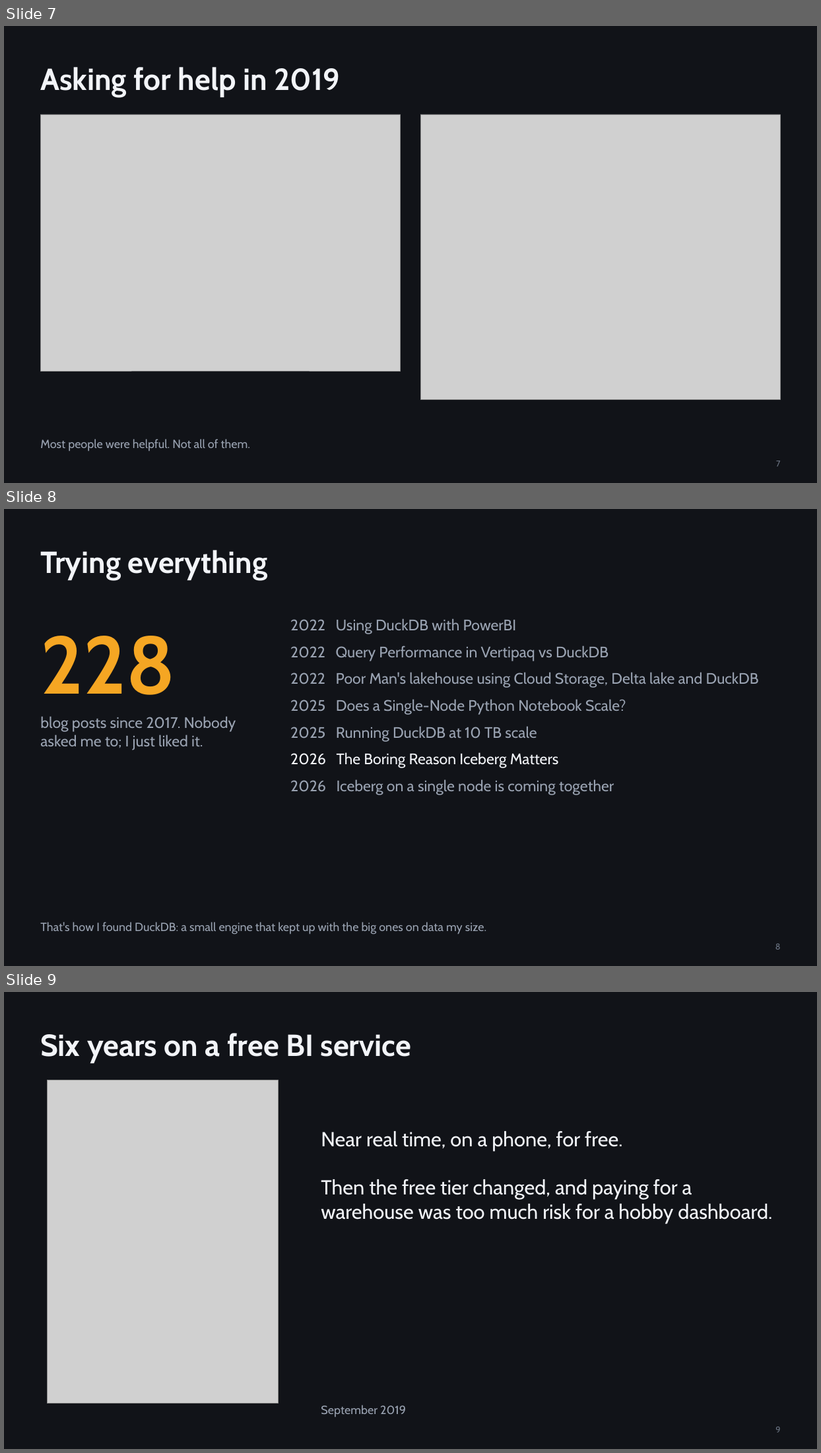
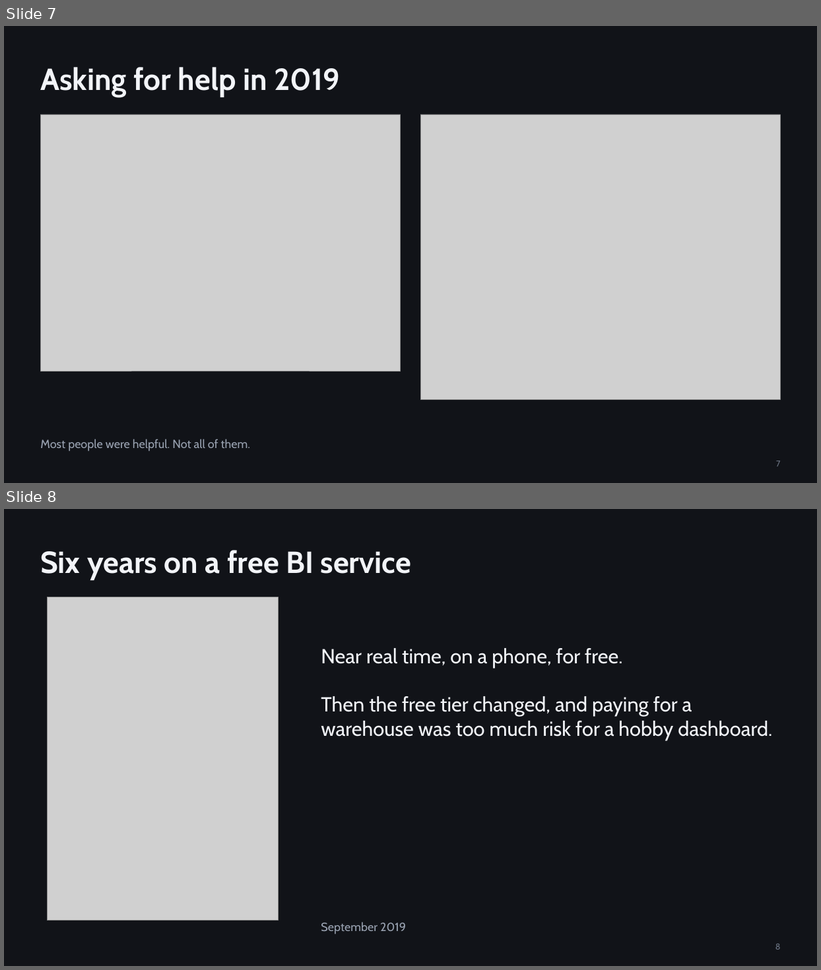
Before and after one commit to djouallah/presentations, a slide deck: analytics-as-code/analytics-as-code.pptx. Shown one above the other, each under a label of ours: slides 7, 8 and 9 before the commit, slides 7 and 8 after it. The pictures are 821x1453 and 821x970 pixels, drawn with LibreOffice and Linux fonts; fonts in the diff are those of the drawing; grey boxes stand for pictures. Boxes give left, top, right and bottom in pixels: in the first picture for what was removed or moved away, otherwise in the second. Text is boxed around its words. In the diff, an @@ line names an element or a change of style, - is before the commit and + after.

```diff
--- a/analytics-as-code/analytics-as-code.pptx
+++ b/analytics-as-code/analytics-as-code.pptx
@@ slide 8 removed at <box>4,509,817,966</box>, background #111318 @@
@@ title removed at <box>40,550,268,580</box> @@
-Trying everything
@@ text removed at <box>290,619,759,795</box> @@
-2022 Using DuckDB with PowerBI
-2022 Query Performance in Vertipaq vs DuckDB
-2022 Poor Man's lakehouse using Cloud Storage, Delta lake and DuckDB
-2025 Does a Single-Node Python Notebook Scale?
-2025 Running DuckDB at 10 TB scale
-2026 The Boring Reason Iceberg Matters
-2026 Iceberg on a single node is coming together
@@ text removed at <box>40,636,176,695</box> @@
-228
@@ text removed at <box>40,716,236,751</box> @@
-blog posts since 2017. Nobody asked me to; I just liked it.
@@ text removed at <box>40,922,486,935</box> @@
-That's how I found DuckDB: a small engine that kept up with the big ones on data my size.
@@ page number removed at <box>776,944,781,950</box> @@
-8
@@ what was slide 9 is now slide 8 @@
@@ page number at <box>776,944,781,950</box>: text changed @@
-9
+8
```
Also in this commit, not shown: 1 slide changed, 12 other files.
